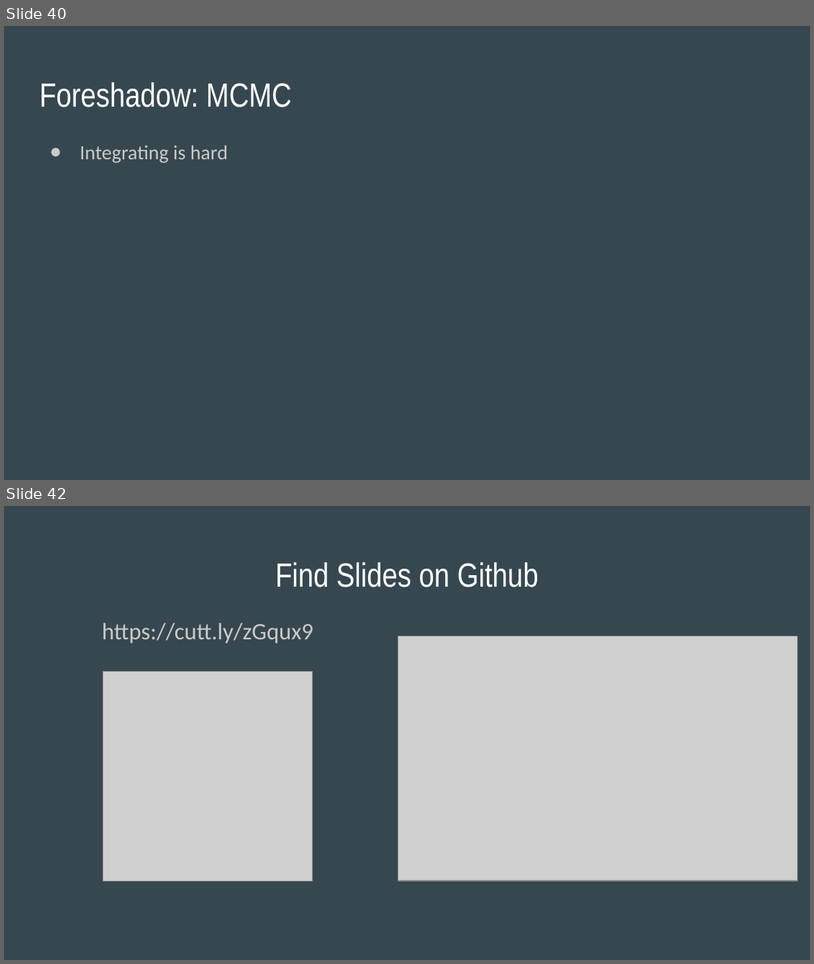
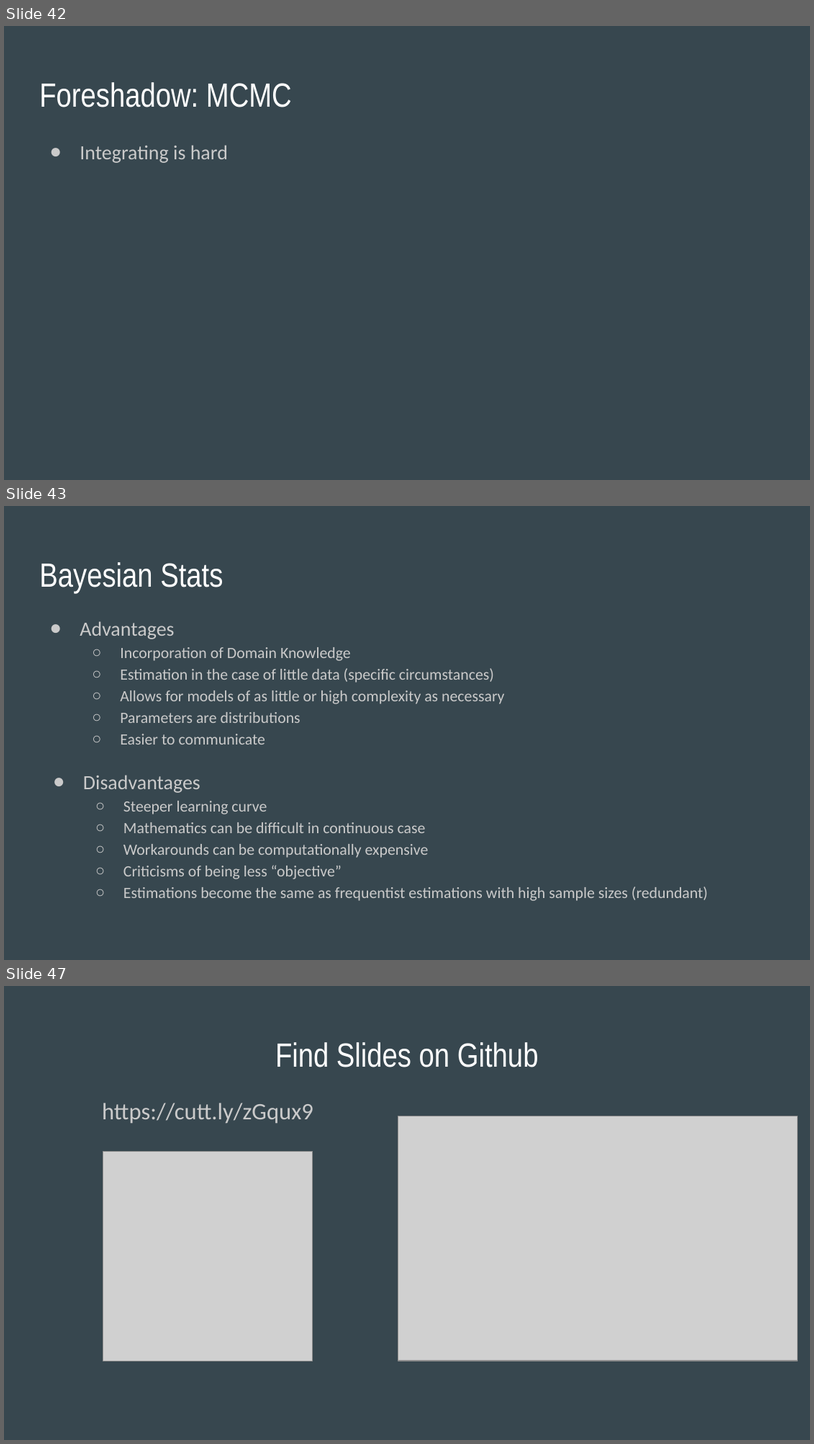
Before and after one commit to SThornewillvE/Hamburg_DS_Meetup_Bayesian-Stats_Intro, a slide deck: slides/intro_to_bayes_slides.pptx. Shown one above the other, each under a label of ours: slides 40 and 42 before the commit, slides 42, 43 and 47 after it; the slides between them are not shown. The pictures are 814x964 and 814x1444 pixels, drawn with LibreOffice and Linux fonts; fonts in the diff are those of the drawing; grey boxes stand for pictures. Boxes give left, top, right and bottom in pixels: in the first picture for what was removed or moved away, otherwise in the second. Text is boxed around its words. In the diff, an @@ line names an element or a change of style, - is before the commit and + after.

```diff
--- a/slides/intro_to_bayes_slides.pptx
+++ b/slides/intro_to_bayes_slides.pptx
@@ slide 43 added at box(4, 506, 810, 960), background #37474F @@
@@ title added at box(39, 562, 223, 593), 30 pt, text #FFFFFF @@
+Bayesian Stats
@@ text added at box(80, 621, 504, 744), 14 pt, text #CACACA @@
+● Advantages
+  ○ Incorporation of Domain Knowledge
+  ○ Estimation in the case of little data (specific circumstances)
+  ○ Allows for models of as little or high complexity as necessary
+  ○ Parameters are distributions
+  ○ Easier to communicate
@@ text added at box(83, 775, 708, 901), 14 pt, text #CACACA @@
+● Disadvantages
+  ○ Steeper learning curve
+  ○ Mathematics can be difficult in continuous case
+  ○ Workarounds can be computationally expensive
+  ○ Criticisms of being less “objective”
+  ○ Estimations become the same as frequentist estimations with high sample sizes (redundant)
@@ what was slide 40 is now slide 42 @@
@@ what was slide 42 is now slide 47 @@
```
Also in this commit, not shown: 2 slides changed, 4 other slides added, 1 other file.
